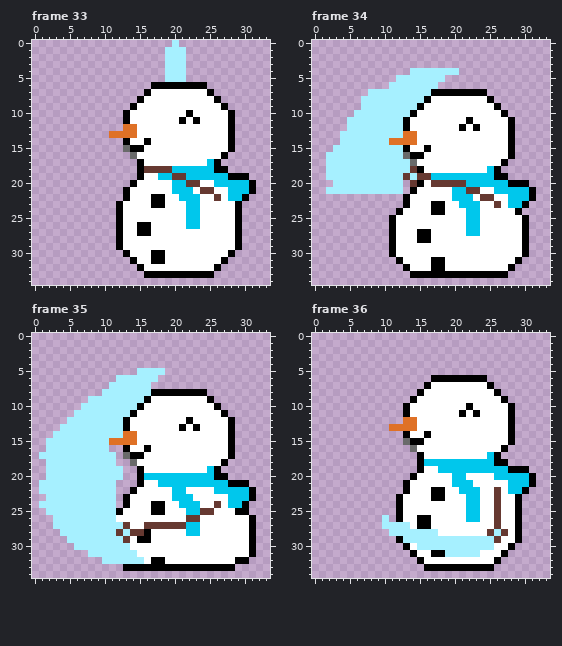
One commit to this pixel-art file: Player/snowman.aseprite. Above: the version before the commit.
42x42 pixels, 60 frames. Shown: frame 33: x 0..33, y 0..34; frame 34: x 0..33, y 0..34; frame 35: x 0..33, y 0..34; frame 36: x 0..33, y 0..34.
New version:
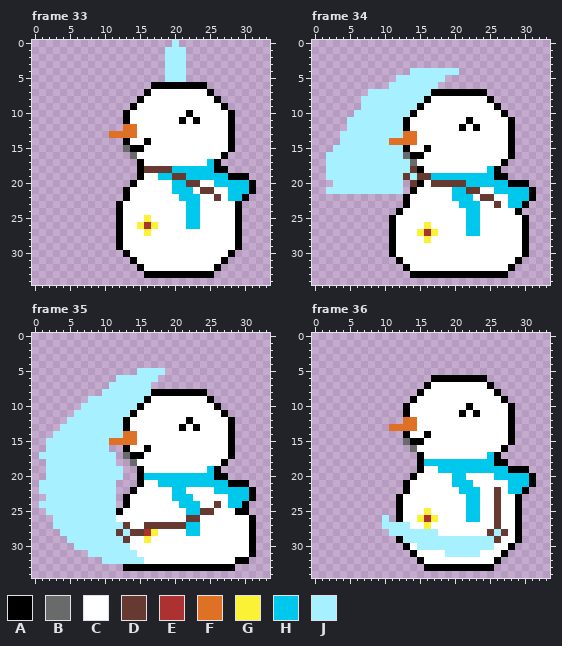
Palette (. is transparent): A #000000  B #696a6a  C #ffffff  D #663931  E #ac3232  F #df7126  G #fbf236  H #00c7ec  J #a6f0ff
Difference:
Frame 33:
Colour A gives way to colour C in rows 22 to 23 at x 17 to 18; in row 27 at x 15; in rows 30 to 31 at x 17 to 18.
Colour A gives way to colour E in row 26 at x 16.
Colour A gives way to colour G in row 26 at x 15; in row 27 at x 16.
Colour C gives way to colour G in row 25 at x 16; in row 26 at x 17.
Frame 34:
Colour A gives way to colour C in rows 23 to 24 at x 17 to 18; in row 28 at x 15; in rows 31 to 32 at x 17 to 18.
Colour A gives way to colour E in row 27 at x 16.
Colour A gives way to colour G in row 27 at x 15; in row 28 at x 16.
Colour C gives way to colour G in row 26 at x 16; in row 27 at x 17.
Frame 35:
Colour A gives way to colour C in rows 24 to 25 at x 17 to 18; in row 29 at x 15; in row 32 at x 17 to 18.
Colour A gives way to colour E in row 28 at x 16.
Colour A gives way to colour G in row 29 at x 16.
Colour C gives way to colour G in row 28 at x 17.
Frame 36:
Colour A gives way to colour C in rows 22 to 23 at x 17 to 18; in row 27 at x 15; in row 31 at x 17 to 18.
Colour A gives way to colour E in row 26 at x 16.
Colour A gives way to colour G in row 26 at x 15; in row 27 at x 16.
Colour C gives way to colour G in row 25 at x 16; in row 26 at x 17.
Where, in picture pixels (left, top, right, bottom), the same in both pictures:
changed: (137, 194, 165, 264)
changed: (417, 201, 445, 271)
changed: (137, 501, 165, 564)
changed: (417, 487, 445, 557)
